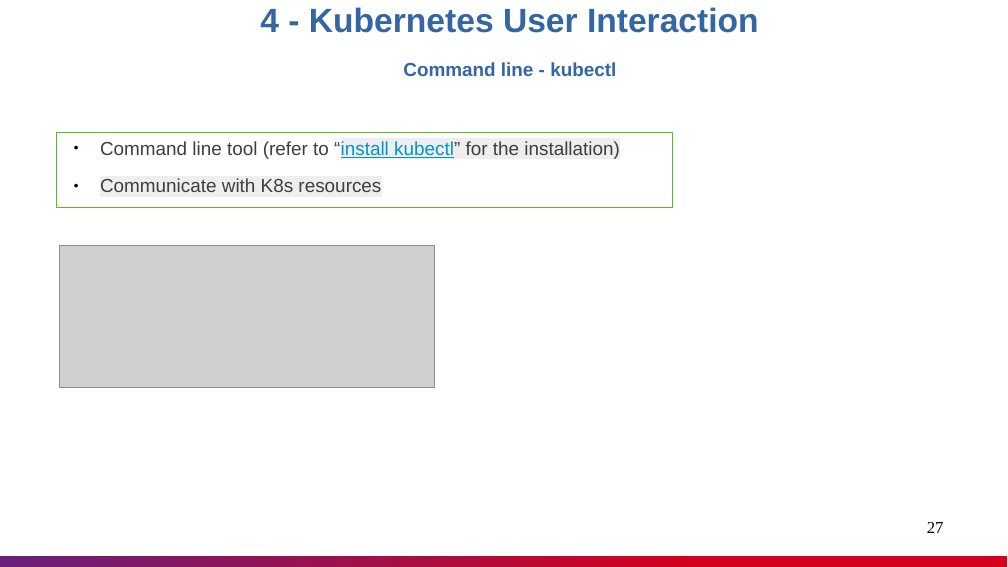
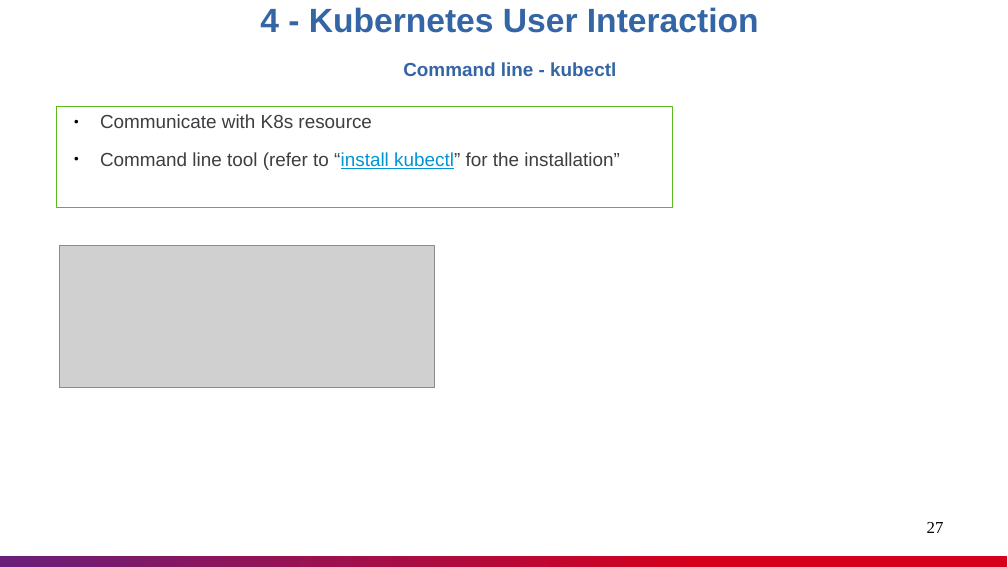
Before and after one commit to nashtech-garage/kubernetes, a slide deck: slide 27 of documents/K8s_Knowledge_Sharing.pptx. Drawn at 1008x567 pixels with LibreOffice and Linux fonts; fonts in the diff are those of the drawing; grey boxes stand for pictures. Boxes give left, top, right and bottom in pixels: in the first picture for what was removed or moved away, otherwise in the second. Text is boxed around its words. In the diff, an @@ line names an element or a change of style, - is before the commit and + after.

```diff
--- a/documents/K8s_Knowledge_Sharing.pptx
+++ b/documents/K8s_Knowledge_Sharing.pptx
@@ rectangle "Communicate with K8s resource": place and size @@
-rectangle "Communicate with K8s resource" at bbox=[57, 132, 673, 207]
+rectangle "Communicate with K8s resource" at bbox=[57, 106, 673, 207]
@@ text in rectangle at bbox=[100, 114, 620, 170]: text changed @@
-● Command line tool (refer to “install kubectl” for the installation)
-● Communicate with K8s resources
+● Communicate with K8s resource
+● Command line tool (refer to “install kubectl” for the installation”
```
Also in this commit, not shown: 14 other slides changed, 1 slide added, 1 slide removed, 1 other file.
